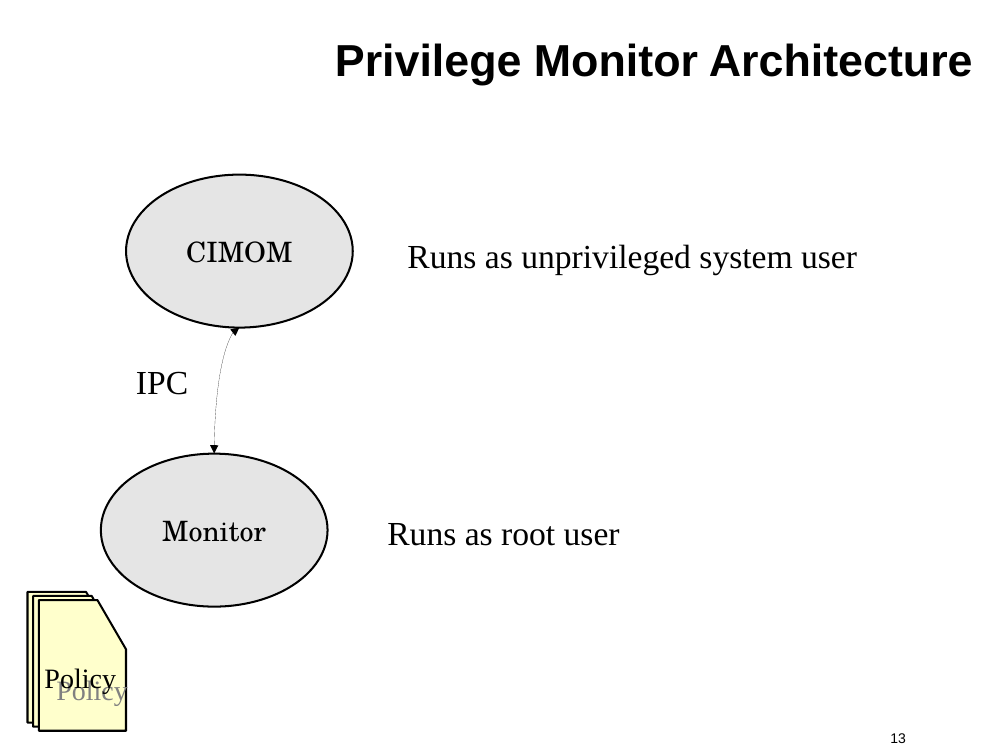
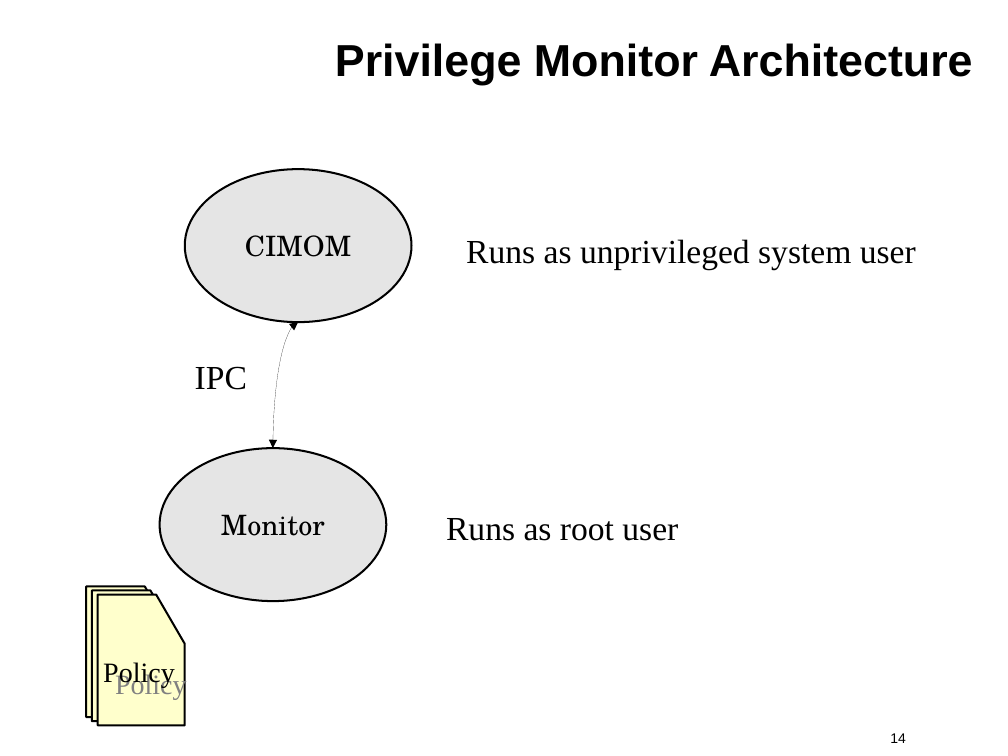
Before and after one commit to kkaempf/openwbem, a slide deck: slide 14 of doc/MDC-06-Security.odp (slide 13 before the commit). Drawn at 1008x756 pixels with LibreOffice and Linux fonts; fonts in the diff are those of the drawing; background and template pictures are left out. Boxes give left, top, right and bottom in pixels: in the first picture for what was removed or moved away, otherwise in the second. Text is boxed around its words. In the diff, an @@ line names an element or a change of style, - is before the commit and + after.

```diff
--- a/doc/MDC-06-Security.odp
+++ b/doc/MDC-06-Security.odp
@@ 4 texts, 2 ellipses, 1 curved double arrow: place and size @@
-4 texts, 2 ellipses, 1 curved double arrow at box(44, 174, 857, 693)
+4 texts, 2 ellipses, 1 curved double arrow at box(103, 169, 916, 688)
@@ freeform shape: place and size @@
-freeform shape at box(33, 596, 120, 727)
+freeform shape at box(87, 587, 173, 718)
@@ freeform shape: place and size @@
-freeform shape at box(39, 600, 126, 731)
+freeform shape at box(92, 591, 178, 722)
@@ freeform shape: place and size @@
-freeform shape at box(27, 592, 114, 723)
+freeform shape at box(98, 595, 184, 726)
@@ page number at box(890, 733, 906, 743): text changed @@
-13
+14
```
Also in this commit, not shown: 5 other slides changed, 3 slides added.
